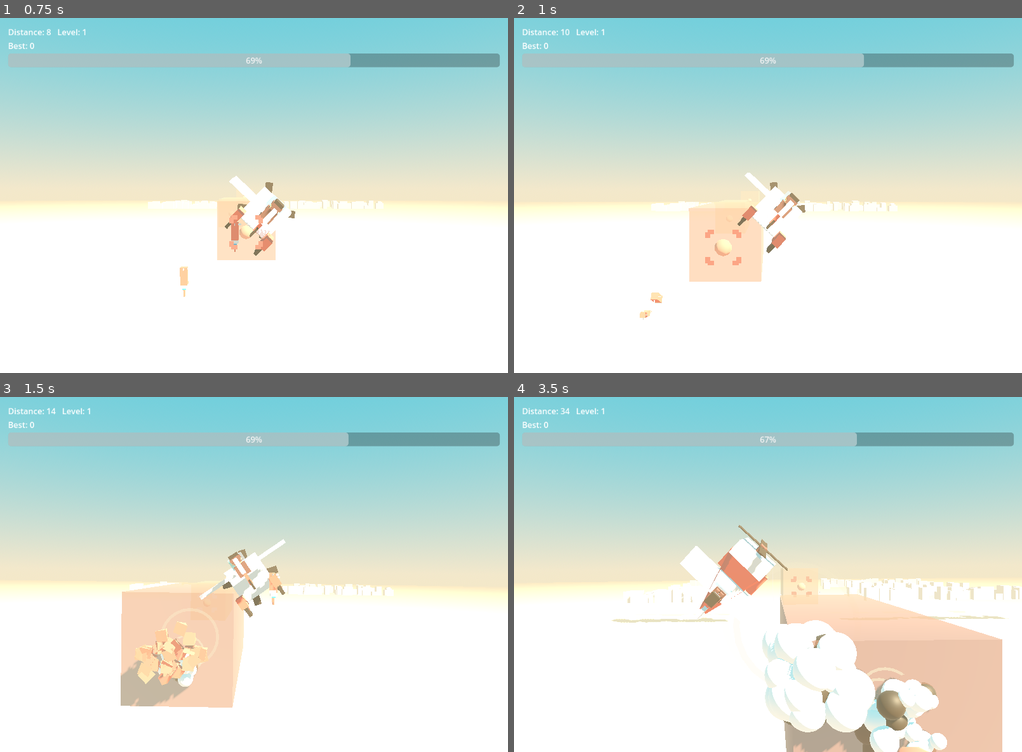
Above: before the commit, frames 1-4 (two rows, left to right).
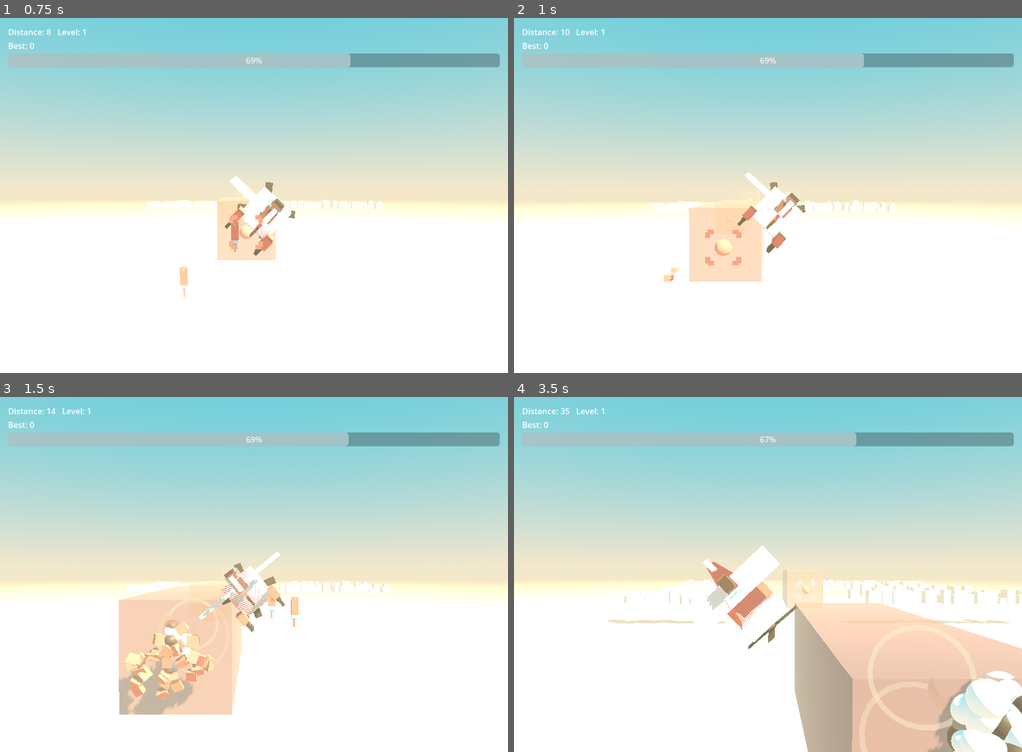
Above: after the commit, the same moments.

Repository: weathermanho/supercent
Game: Godot game, scene res://scenes/Main.tscn
The game is run twice, just before and just after one commit, with the same random seed, the same clock (stepped at 60 frames per second) and the same inputs.
Inputs (mouse positions are in pixels of both pictures, inside the frame that each line leads up to):
- Up to frame 1 (0.75 s): move the mouse to (365, 177) at 0.52 s; hold Right mouse button (fire_missle) from 0.53 s (still down); click (365, 177) at 0.67 s
- Up to frame 2 (1 s): keep holding Right mouse button (fire_missle)
- Up to frame 3 (1.5 s): move the mouse to (152, 592) at 1.27 s; release Right mouse button (fire_missle) at 1.28 s; right-click (152, 592) at 1.35 s; click (152, 592) at 1.42 s
- Up to frame 4 (3.5 s): move the mouse to (818, 496) at 2.02 s; hold Right mouse button (fire_missle) 2.03-2.78 s; click (818, 496) at 2.17 s; move the mouse to (742, 645) at 2.77 s; right-click (742, 645) at 2.85 s; click (742, 645) at 2.92 s

Frame 1 is identical in both runs. In frame 2, 0.2% of the frame differs, in the area x 24-33%, y 70-85%; in frame 3, 4.8%; in frame 4, 15%, in the area x 10-100%, y 3-100%.

Commit message:
fix(missile): drop then snap to a straight line (no elliptical arc)
The booster blended downward drop velocity into the target direction with
move_toward, producing a smooth elliptical curve between the two phases. Set
the boost direction directly instead, so the path is a clean vertical free-fall
followed by a straight line to the target (or straight forward when unlocked).

Co-Authored-By: Claude Opus 4.7 <noreply@anthropic.com>

Diff:
--- a/godot_project/scripts/Missle.gd
+++ b/godot_project/scripts/Missle.gd
@@ -57,24 +57,19 @@
 	time_alive += delta
 
 	if time_alive < GameConfig.missile_drop_duration:
-		# Drop phase — strong gravity, no homing yet.
+		# Phase 1 — free-fall straight down (gravity only, no homing yet).
 		velocity.y -= GameConfig.missile_drop_gravity * delta
 	else:
-		# A missile only HAS a target when the player fired while locked (red
-		# reticle). In that case it home HARD and ignores gravity, so a locked
-		# shot reliably curves onto the target instead of flying off in the
-		# plane's heading. Giants get the strongest pull.
+		# Phase 2 — booster: point STRAIGHT at the target (or straight forward
+		# with no lock) and fly in a straight line. We set the direction directly
+		# (not move_toward) so there's a clean drop -> straight-line corner
+		# instead of a smooth elliptical arc between the two phases.
+		var dir: Vector3 = Vector3.RIGHT
 		if target != null and is_instance_valid(target):
-			var is_giant: bool = ("is_giant" in target and target.is_giant)
-			var accel: float = 3600.0 if is_giant else 2800.0
-			var desired_dir: Vector3 = (target.position - position).normalized()
-			velocity = velocity.move_toward(desired_dir * GameConfig.missile_max_speed, accel * delta)
-		else:
-			# No lock: streak straight forward and LEVEL OUT (no gravity) so the
-			# shot reads as "fired ahead" instead of nose-diving into the sand.
-			var flat: Vector3 = Vector3(absf(velocity.x) + 1.0, 0.0, velocity.z)
-			velocity = velocity.move_toward(flat.normalized() * GameConfig.missile_max_speed,
-											GameConfig.missile_boost_accel * delta)
+			dir = (target.position - position).normalized()
+		var spd: float = maxf(velocity.length(), 320.0)
+		spd = minf(spd + 3000.0 * delta, GameConfig.missile_max_speed)
+		velocity = dir * spd
 
 	position += velocity * delta
 	_orient_to_velocity()
